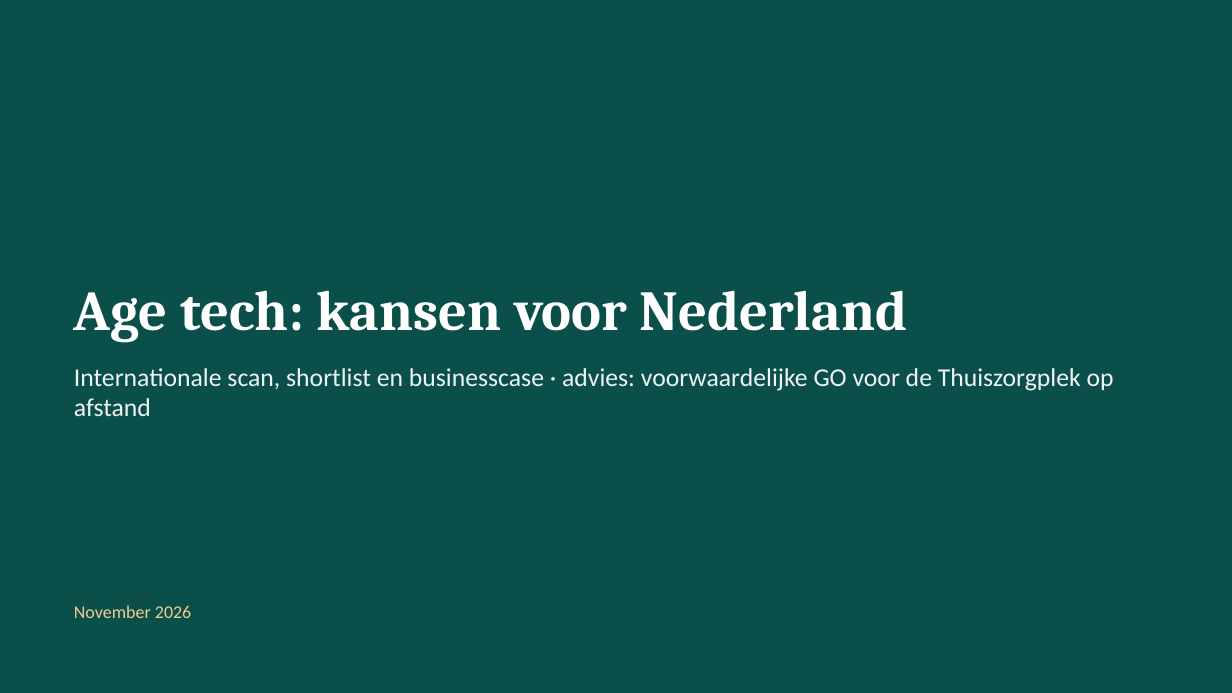
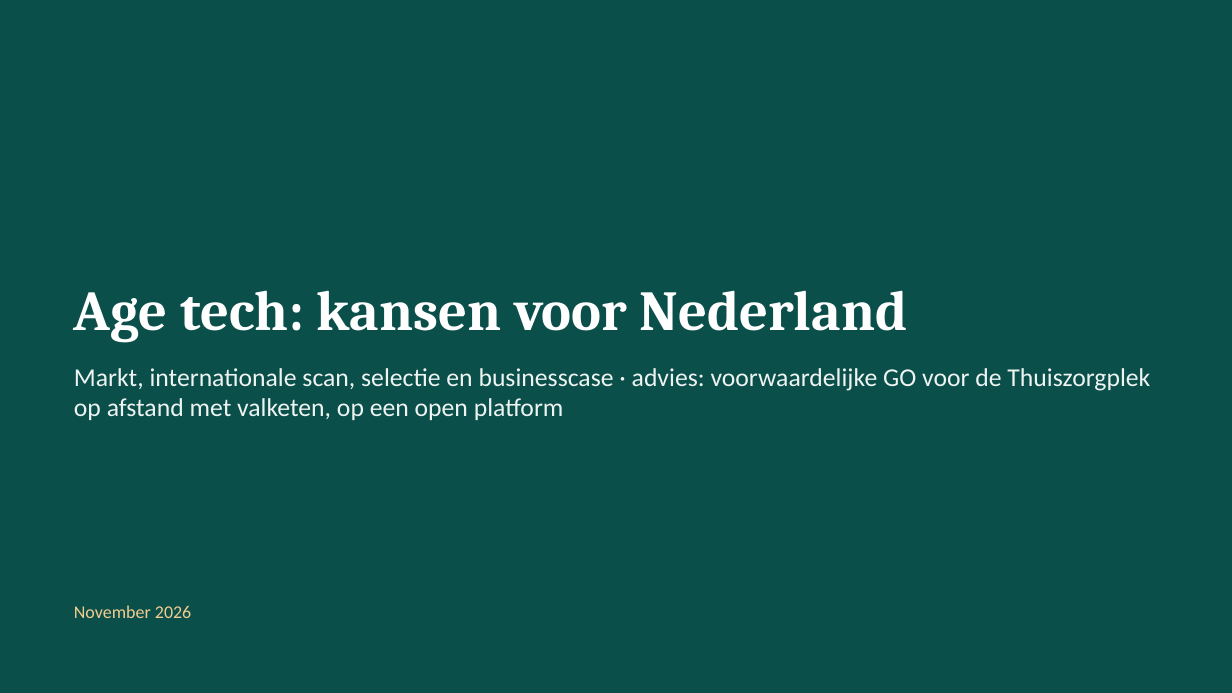
Before and after one commit to robruijn/Four-Seasons-Rome-2026, a slide deck: slide 1 of AgeTech_kansen_Nederland.pptx. Drawn at 1232x693 pixels with LibreOffice and Linux fonts; fonts in the diff are those of the drawing. Boxes give left, top, right and bottom in pixels: in the first picture for what was removed or moved away, otherwise in the second. Text is boxed around its words. In the diff, an @@ line names an element or a change of style, - is before the commit and + after.

```diff
--- a/AgeTech_kansen_Nederland.pptx
+++ b/AgeTech_kansen_Nederland.pptx
@@ text at [74,368,1150,420]: text changed @@
-Internationale scan, shortlist en businesscase · advies: voorwaardelijke GO voor de Thuiszorgplek op afstand
+Markt, internationale scan, selectie en businesscase · advies: voorwaardelijke GO voor de Thuiszorgplek op afstand met valketen, op een open platform
```
Also in this commit, not shown: 13 other slides changed.
